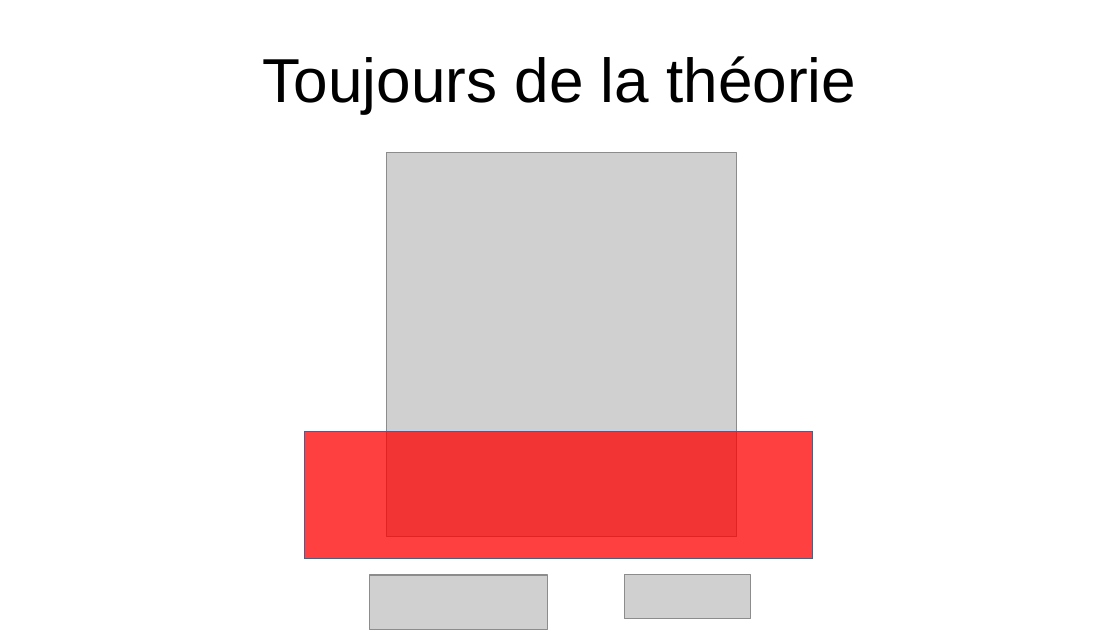
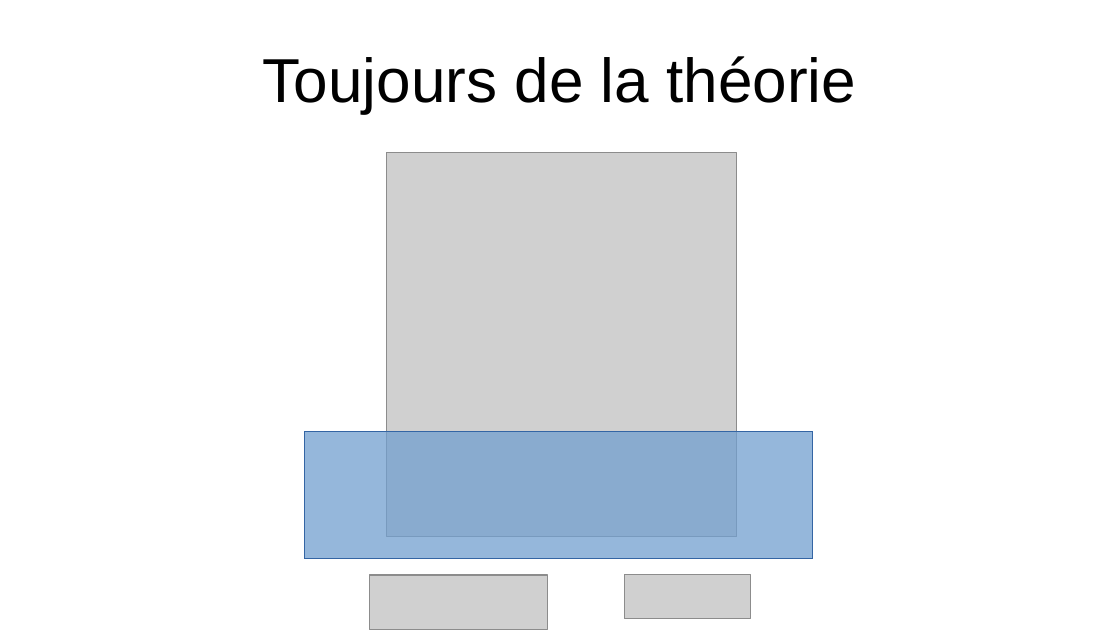
Before and after one commit to Romain-Brg/NN_scheduler_5G, a slide deck: slide 10 of educational_materials/cours_NN.odp. Drawn at 1120x630 pixels with LibreOffice and Linux fonts; fonts in the diff are those of the drawing; grey boxes stand for pictures. Boxes give left, top, right and bottom in pixels: in the first picture for what was removed or moved away, otherwise in the second. Text is boxed around its words. In the diff, an @@ line names an element or a change of style, - is before the commit and + after.

```diff
--- a/educational_materials/cours_NN.odp
+++ b/educational_materials/cours_NN.odp
@@ rectangle at <box>305,432,813,559</box>: fill #FF0000 at 75% opacity to #729FCF at 75% opacity @@
```
Also in this commit, not shown: 3 other slides changed, 2 slides added, 3 other files.
